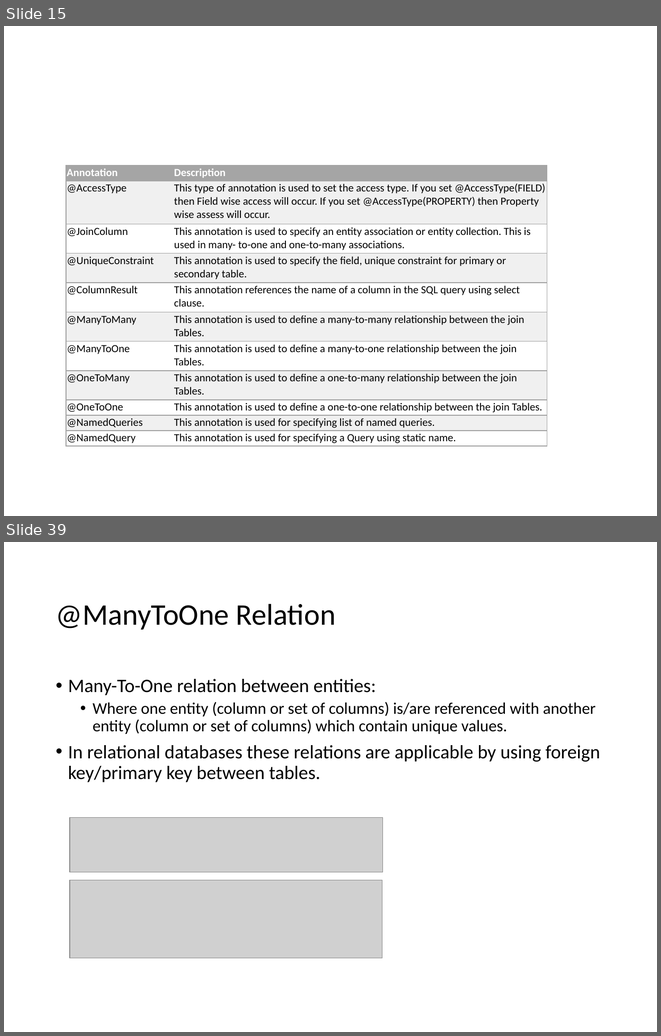
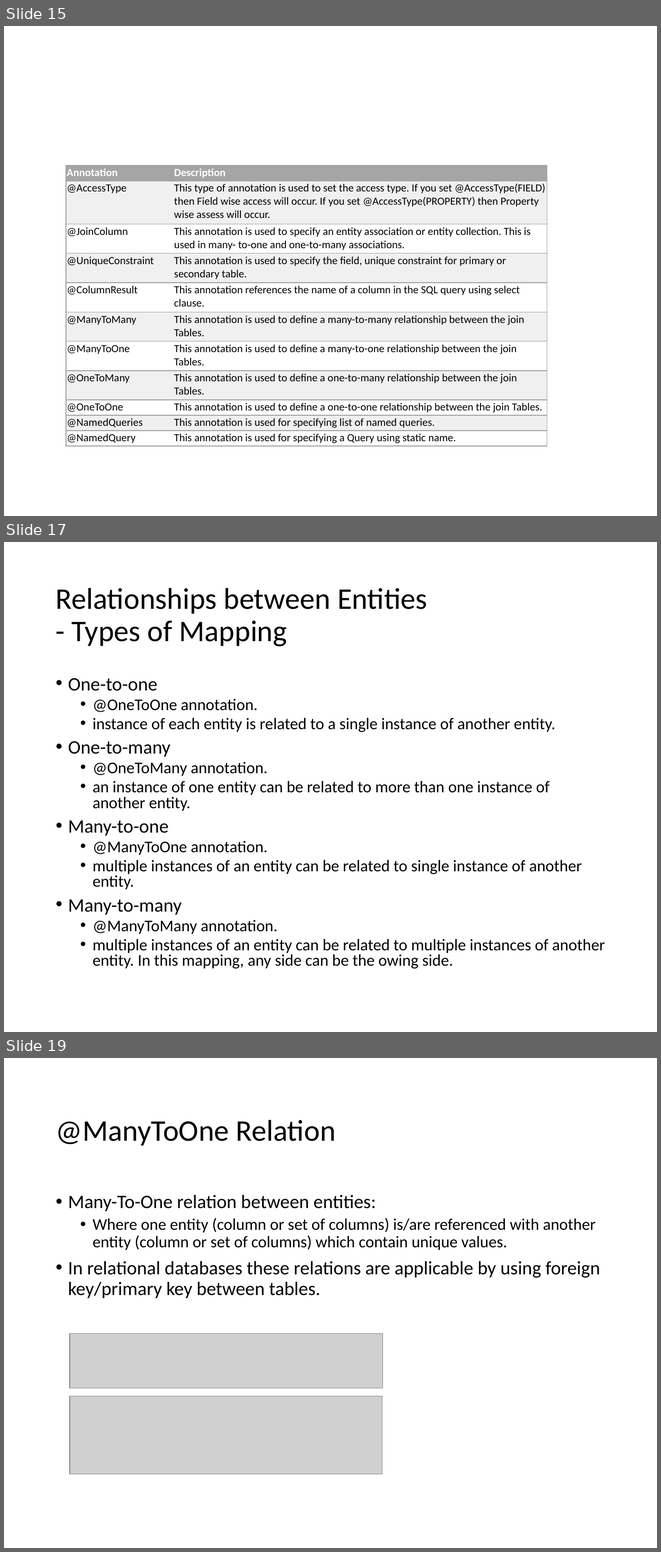
Before and after one commit to lawren43/mytest-repo, a slide deck: test-springmvc/doc/1.JPA Introduction.pptx. Shown one above the other, each under a label of ours: slides 15 and 39 before the commit, slides 15, 17 and 19 after it; the slides between them are not shown. The pictures are 661x1036 and 661x1552 pixels, drawn with LibreOffice and Linux fonts; fonts in the diff are those of the drawing; grey boxes stand for pictures. Boxes give left, top, right and bottom in pixels: in the first picture for what was removed or moved away, otherwise in the second. Text is boxed around its words. In the diff, an @@ line names an element or a change of style, - is before the commit and + after.

```diff
--- a/test-springmvc/doc/1.JPA Introduction.pptx
+++ b/test-springmvc/doc/1.JPA Introduction.pptx
@@ slide 17 added at (4,542,657,1032), background #FFFFFF @@
@@ title added at (56,588,427,646), 33 pt, text #000000 @@
+Relationships between Entities
+- Types of Mapping
@@ text added at (68,678,605,969), 18 pt, text #000000 @@
+• One-to-one
+  • @OneToOne annotation.
+  • instance of each entity is related to a single instance of another entity.
+• One-to-many
+  • @OneToMany annotation.
+  • an instance of one entity can be related to more than one instance of another entity.
+• Many-to-one
+  • @ManyToOne annotation.
+  • multiple instances of an entity can be related to single instance of another entity.
+• Many-to-many
+  • @ManyToMany annotation.
+  • multiple instances of an entity can be related to multiple instances of another entity. In this mapping, any side can be the owing side.
@@ what was slide 39 is now slide 19 @@
```
Also in this commit, not shown: 2 slides changed, 2 other slides added, 7 slides removed, 5 other files.
